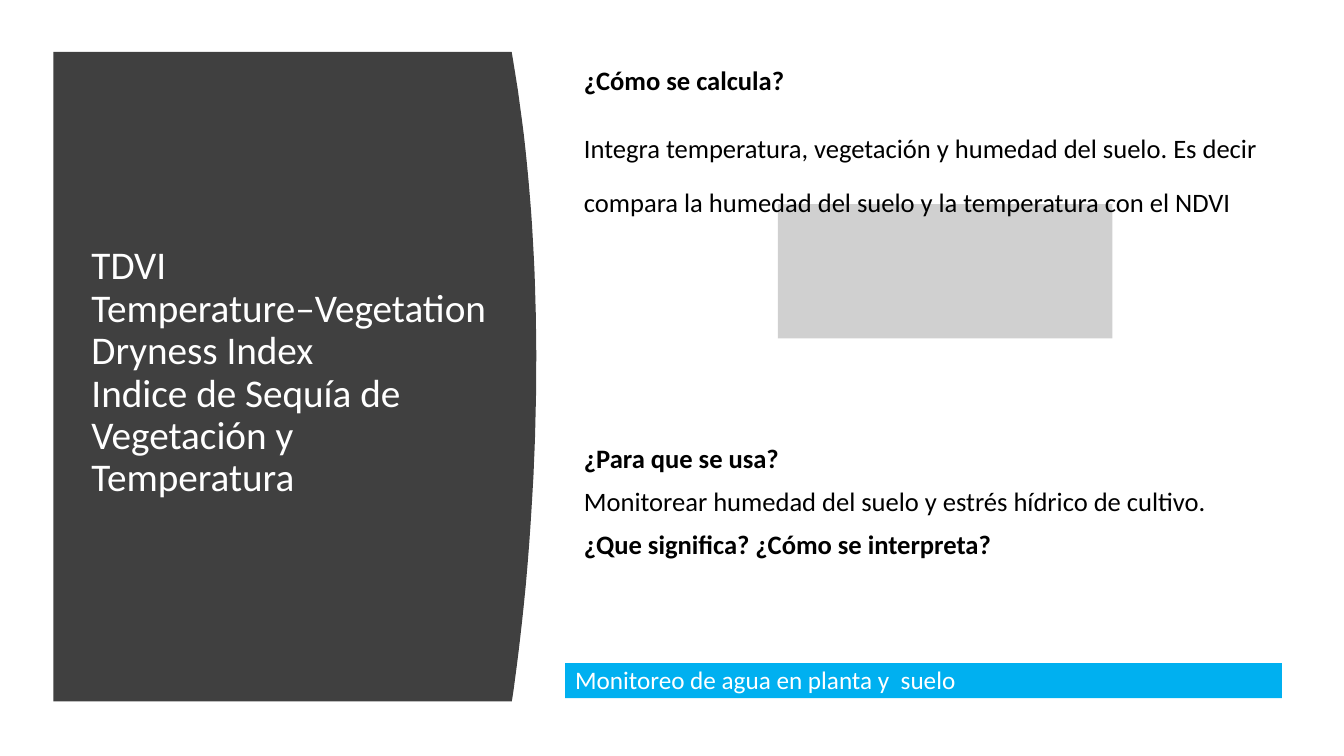
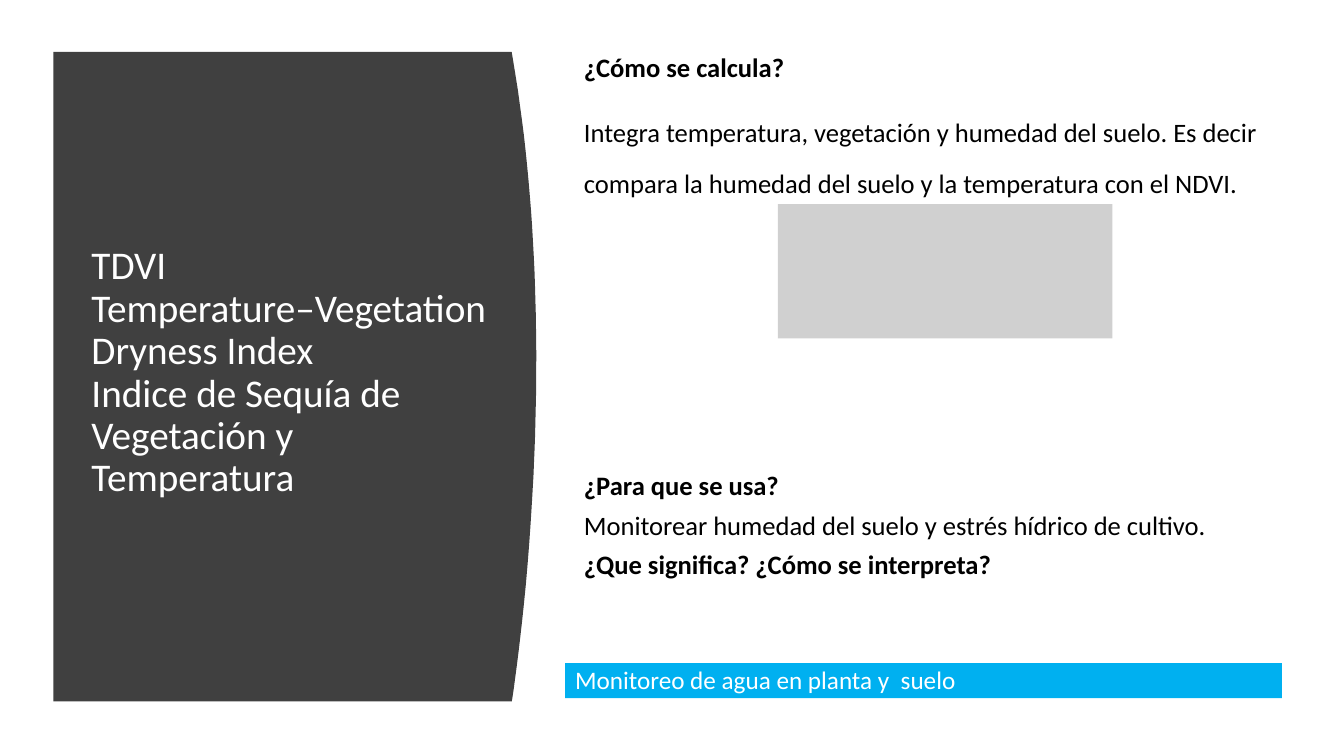
Before and after one commit to Sud-Austral/DATA-AGRO, a slide deck: slide 19 of Repositorio Agricultura/Aplicaciones para google engine/Geomática Agrícola_monitoreo_suelo_planta_agua_app_4_12.pptx. Drawn at 1344x756 pixels with LibreOffice and Linux fonts; fonts in the diff are those of the drawing; grey boxes stand for pictures. Boxes give left, top, right and bottom in pixels: in the first picture for what was removed or moved away, otherwise in the second. Text is boxed around its words. In the diff, an @@ line names an element or a change of style, - is before the commit and + after.

```diff
--- a/Repositorio Agricultura/Aplicaciones para google engine/Geomática Agrícola_monitoreo_suelo_planta_agua_app_4_12.pptx
+++ b/Repositorio Agricultura/Aplicaciones para google engine/Geomática Agrícola_monitoreo_suelo_planta_agua_app_4_12.pptx
@@ text "¿Cómo se calcula?": place and size @@
-text "¿Cómo se calcula?" at [584,71,1257,559]
+text "¿Cómo se calcula?" at [584,58,1257,579]
@@ text at [584,58,1205,579]: line spacing 0.9 to 0.8 @@
@@ text at [584,123,1257,198]: text changed @@
-Integra temperatura, vegetación y humedad del suelo. Es decir compara la humedad del suelo y la temperatura con el NDVI
+Integra temperatura, vegetación y humedad del suelo. Es decir compara la humedad del suelo y la temperatura con el NDVI.
```
Also in this commit, not shown: 2 other slides changed, 5 other files.
